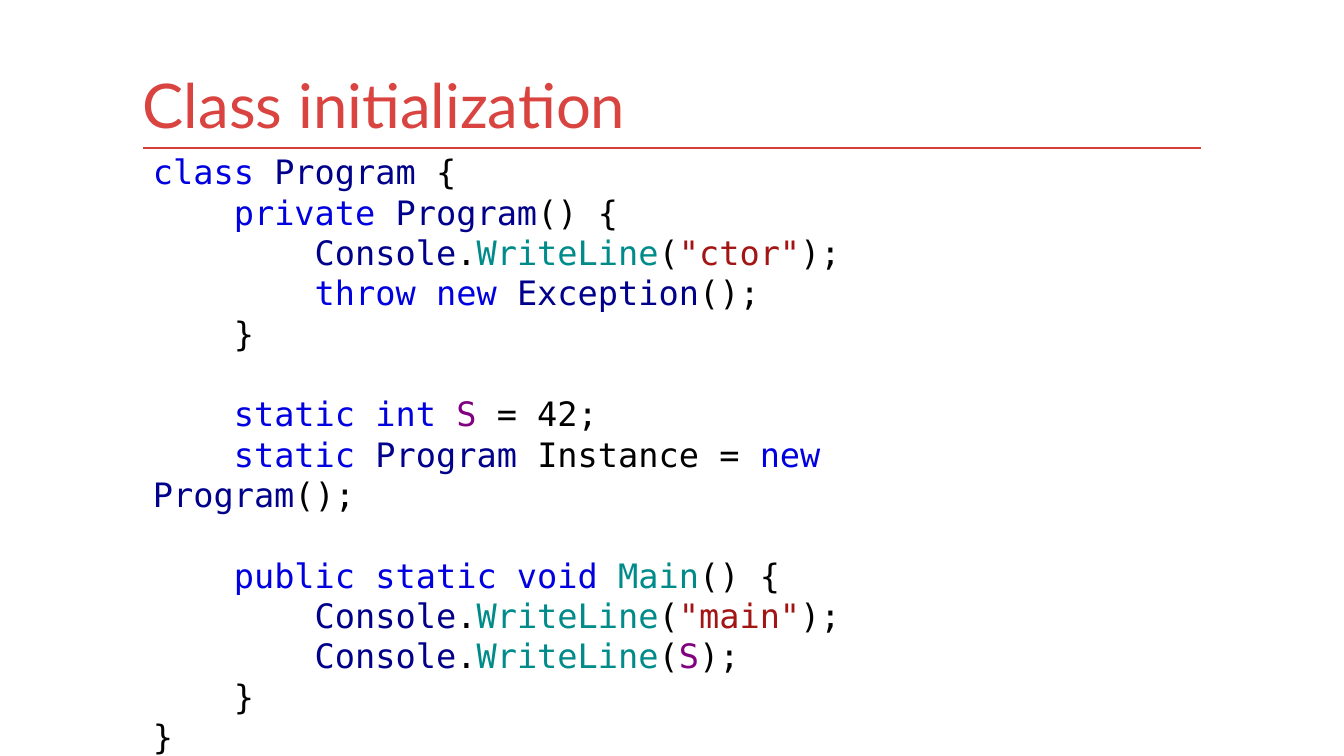
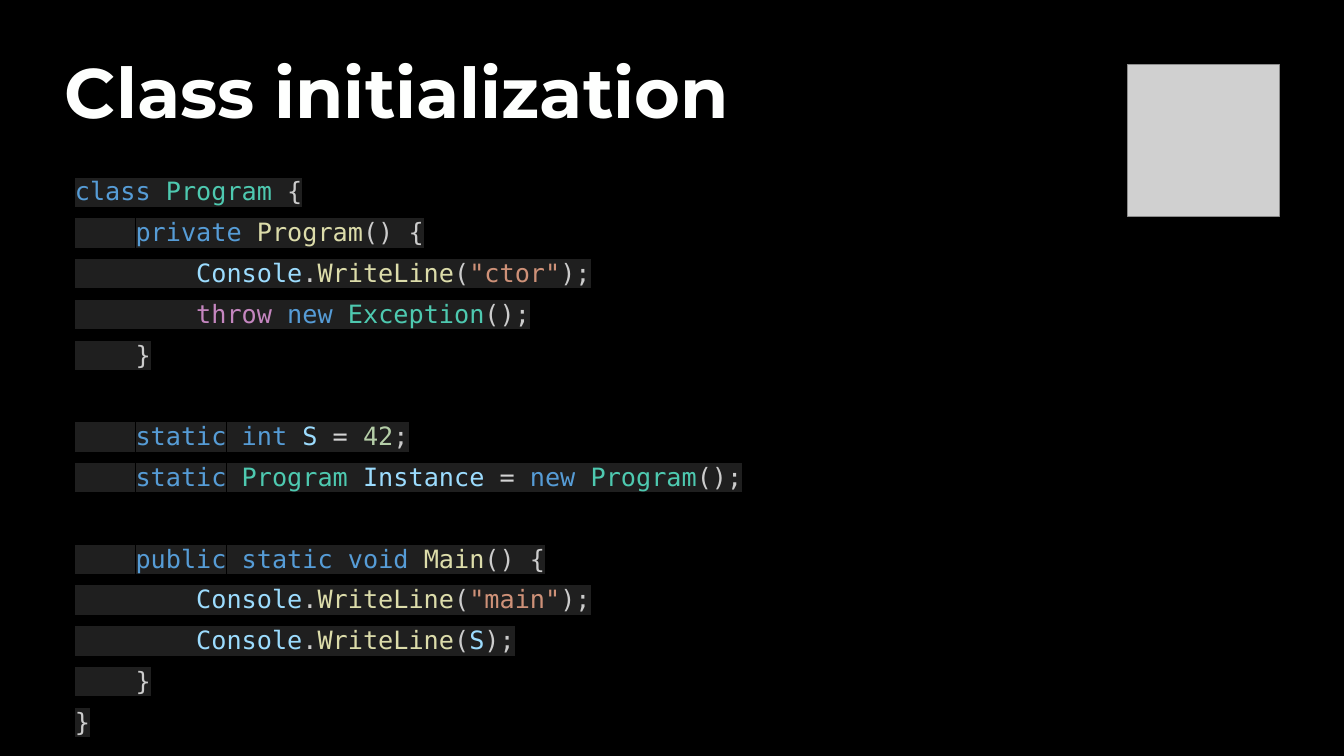
Before and after one commit to kontur-courses/exceptions, a slide deck: slide 28 of exceptions.pptx. Drawn at 1344x756 pixels with LibreOffice and Linux fonts; fonts in the diff are those of the drawing; grey boxes stand for pictures. Boxes give left, top, right and bottom in pixels: in the first picture for what was removed or moved away, otherwise in the second. Text is boxed around its words. In the diff, an @@ line names an element or a change of style, - is before the commit and + after.

Commit message:
upd exceptions.pptx

```diff
--- a/exceptions.pptx
+++ b/exceptions.pptx
@@ background #FFFFFF to #000000 @@
@@ title "Class initialization": place and size @@
-title "Class initialization" at (143,82,625,129)
+title "Class initialization" at (65,63,728,119)
@@ title "Class initialization" at (65,63,728,119): size 44 to 50 pt, font Lato to Montserrat, text colour #D94440 to #FEFFFE, bold on; line spacing 1 to 0.8; vertical alignment bottom to top @@
@@ picture added at (1127,65,1279,217) @@
@@ line removed from (143, 148) to (1202, 148) @@
@@ text "class Program {": place and size @@
-text "class Program {" at (153,158,841,673)
+text "class Program {" at (75,180,743,653)
@@ text "class Program {" at (75,180,743,653): size 24 to 18 pt, text colour #000000 to #CCCCCC, highlight none to #1F1F1F in "}"; line spacing 1 to 1.36; vertical alignment middle to top @@
@@ text at (75,180,590,329): text changed; size 24 to 18 pt; text colour #00008B to #4EC9B0 @@
-class Program {
-private Program() {
-Console.WriteLine("ctor");
-throw new Exception();
-}
-static int S = 42;
-static Program Instance = new Program();
-public static void Main() {
-Console.WriteLine("main");
-Console.WriteLine(S);
-}
+class Program {
+private Program() {
+Console.WriteLine("ctor");
+throw new Exception();
@@ text at (136,426,743,653): paragraphs added @@
+static int S = 42;
+static Program Instance = new Program();
+public static void Main() {
+Console.WriteLine("main");
+Console.WriteLine(S);
+}
+}
```
Also in this commit, not shown: 41 other slides changed, 1 slide added, 1 slide removed.
